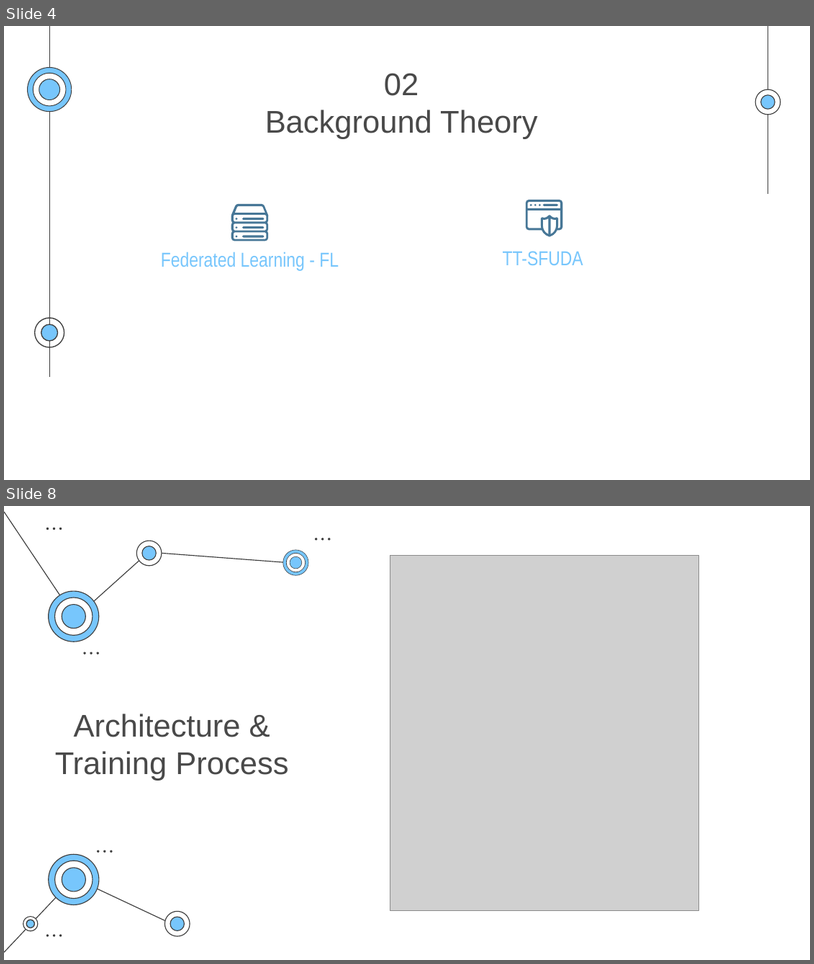
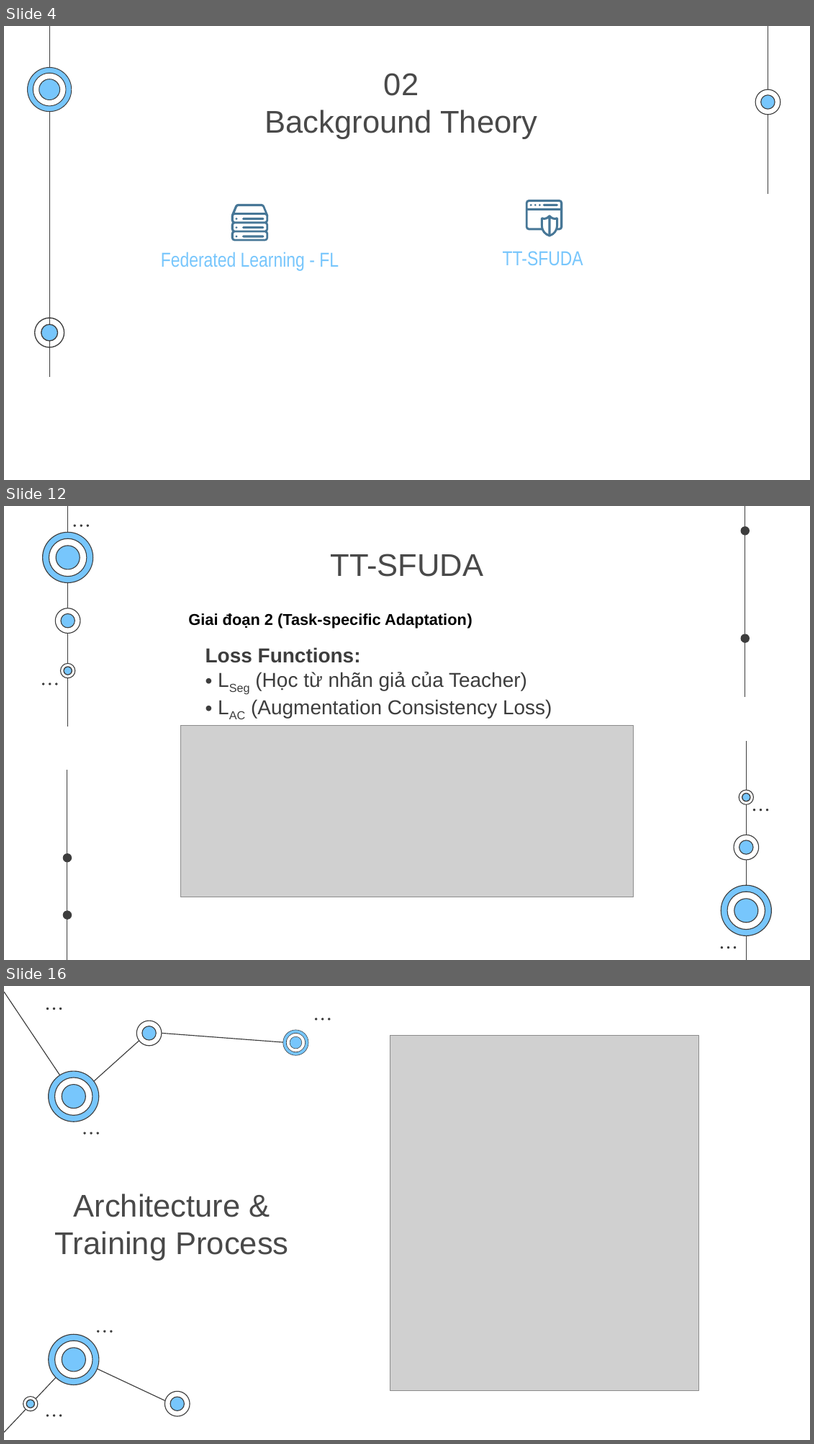
Before and after one commit to Fenteay/tt-sfuda, a slide deck: CS2311_CH200_ 250101037.pptx. Shown one above the other, each under a label of ours: slides 4 and 8 before the commit, slides 4, 12 and 16 after it; the slides between them are not shown. The pictures are 814x964 and 814x1444 pixels, drawn with LibreOffice and Linux fonts; fonts in the diff are those of the drawing; grey boxes stand for pictures. Boxes give left, top, right and bottom in pixels: in the first picture for what was removed or moved away, otherwise in the second. Text is boxed around its words. In the diff, an @@ line names an element or a change of style, - is before the commit and + after.

```diff
--- a/CS2311_CH200_ 250101037.pptx
+++ b/CS2311_CH200_ 250101037.pptx
@@ slide 12 added at <box>4,506,810,960</box>, background #FFFFFF @@
@@ group added at <box>42,506,772,960</box>: 28 freeform shapes, 16 ellipses, 4 lines @@
@@ title added at <box>331,554,484,577</box>, 28 pt, text #494949 @@
+TT-SFUDA
@@ text added at <box>188,613,473,628</box>, 14 pt, text #000000, bold @@
+Giai đoạn 2 (Task-specific Adaptation)
@@ text added at <box>206,647,552,718</box>, 18 pt, text #3D3D3D @@
+Loss Functions:
+• LSeg (Học từ nhãn giả của Teacher)
+• LAC (Augmentation Consistency Loss)
@@ picture added at <box>180,726,634,897</box> @@
@@ what was slide 8 is now slide 16 @@
```
Also in this commit, not shown: 1 slide changed, 7 other slides added.
